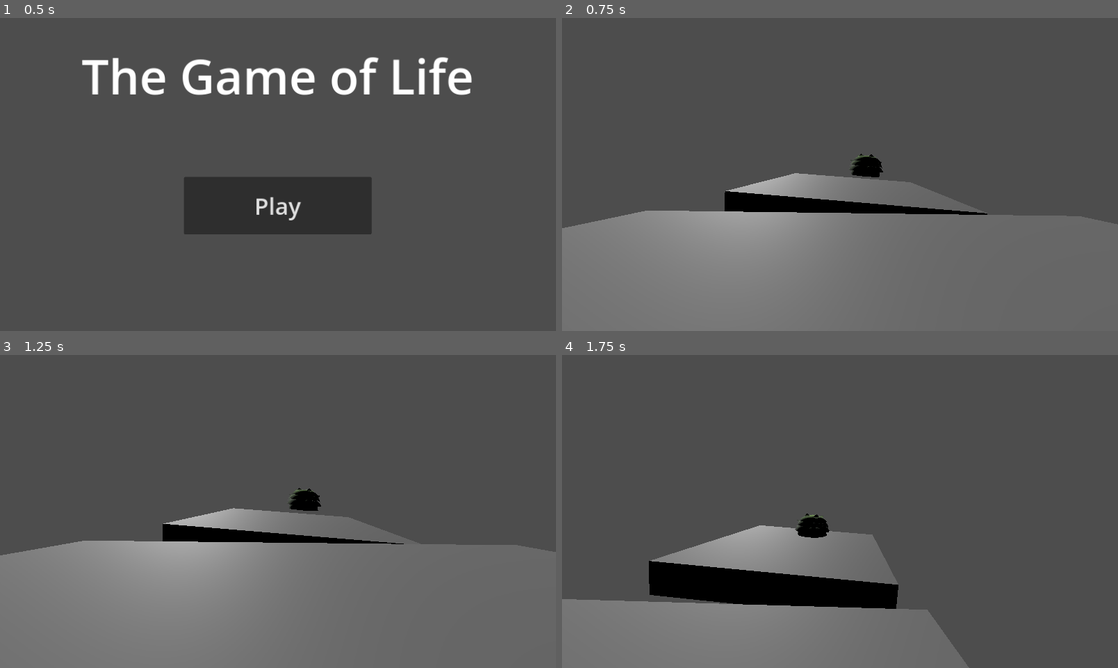
Above: before the commit, frames 1-4 (two rows, left to right).
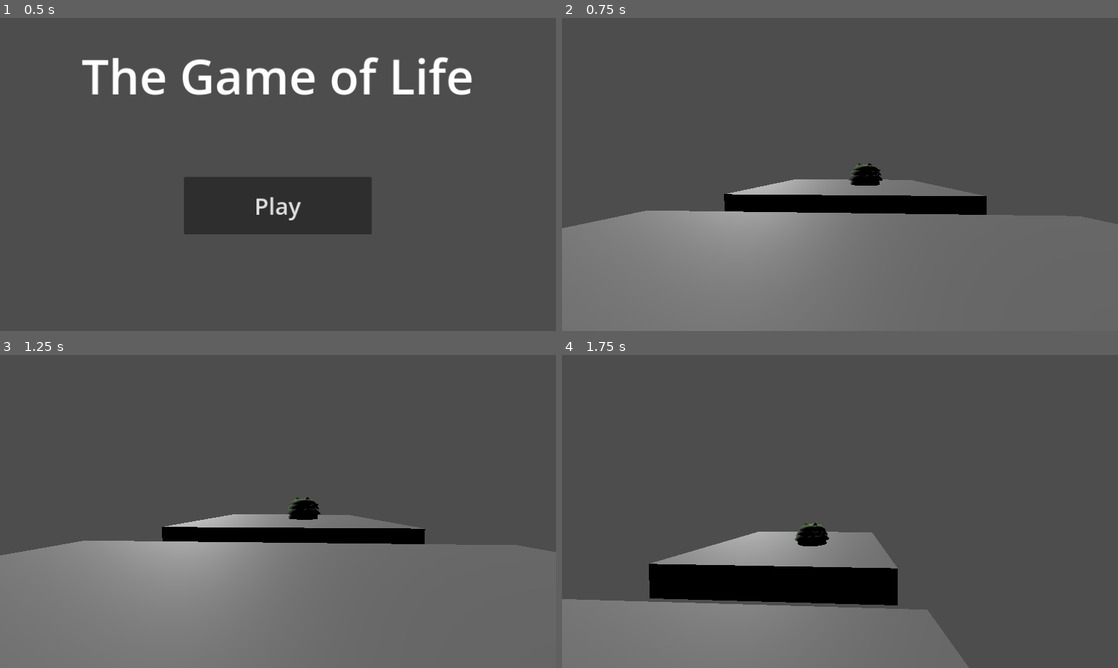
Above: after the commit, the same moments.

Repository: OliverLazar/game-of-life
Game: Godot game, scene res://Scenes/Main Menu.tscn
Two runs of this game, one before a commit and one after it. Both use one fixed random seed, a clock stepped at 60 frames per second and the inputs below.
Inputs:
- Up to frame 1 (0.5 s): no input
- Up to frame 2 (0.75 s): click "Play" at 0.5 s
- Up to frame 3 (1.25 s): no input
- Up to frame 4 (1.75 s): tap Enter (ui_accept) at 1.25, 1.52 s; hold Right (ui_right) from 1.28 s (still down)

Frame 1 is identical in both runs. In frame 2, 2.0% of the frame differs, in the area x 29-77%, y 43-63%; in frame 3, 2.0%; in frame 4, 2.3%, in the area x 15-61%, y 50-82%.

Commit message:
static fix
bush is now frozen

Diff:
--- a/Scenes/movement_test.tscn
+++ b/Scenes/movement_test.tscn
@@ -44,6 +44,7 @@
 transform = Transform3D(1, 0, 0, 0, 1, 0, 0, 0, 1, -0.0814099, -0.167087, -9.26739)
 mass = 10.0
 gravity_scale = 0.0
+freeze = true
 
 [node name="CollisionShape3D" type="CollisionShape3D" parent="RigidBody3D2"]
 transform = Transform3D(7, 0, 0, 0, 1, 0, 0, 0, 7, 0, 0, 0)
@@ -53,8 +54,9 @@
 transform = Transform3D(7, 0, 0, 0, 1, 0, 0, 0, 7, 0, 0, 0)
 
 [node name="RigidBody3D3" type="RigidBody3D" parent="."]
-transform = Transform3D(1, 0, 0, 0, 1, 0, 0, 0, 1, 0.478447, 0.831044, -8.92691)
+transform = Transform3D(1, 0, 0, 0, 1, 0, 0, 0, 1, 0.478447, 0.687396, -8.92691)
 gravity_scale = 0.0
+freeze = true
 
 [node name="stylized bush" parent="RigidBody3D3" instance=ExtResource("2_ubmpj")]
 transform = Transform3D(1, 0, 0, 0, 1, 0, 0, 0, 1, 0.0293214, -0.327323, -0.0107212)
